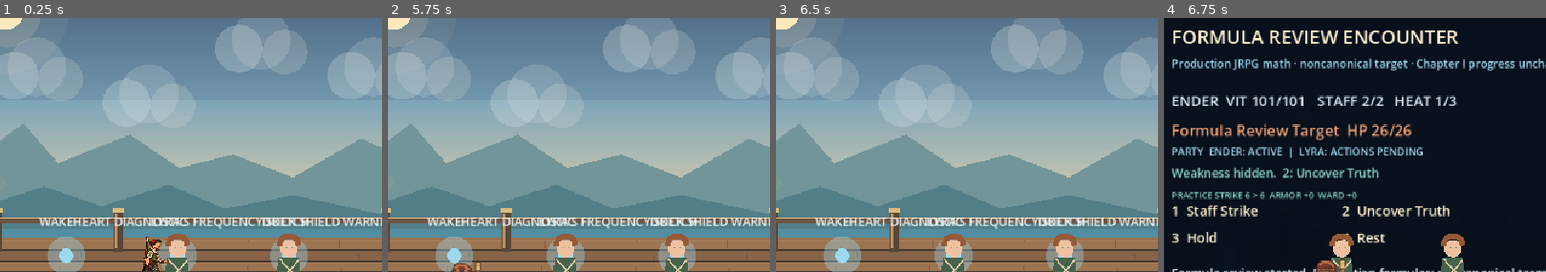
Above: before the commit, frames 1-4 (left to right).
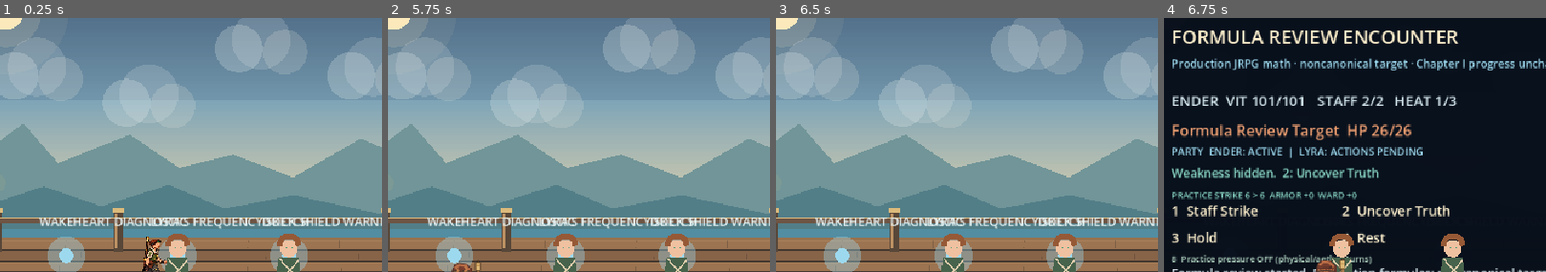
Above: after the commit, the same moments.

Repository: ndrorchestration/ToSailaStarrySky-jrpg
Game: Godot game, scene res://scenes/first_wake_chapter1_player_preview.tscn
The game is run twice, just before and just after one commit, with the same random seed, the same clock (stepped at 60 frames per second) and the same inputs.
Inputs:
- Up to frame 1 (0.25 s): no input
- Up to frame 2 (5.75 s): tap Enter at 0.5, 2 s; hold Right (ui_right) 0.53-1.28 s; tap 1 (aetherwake_ch1_choice_a) at 0.6 s; tap Space at 1.25 s; hold Down (ui_down) 1.28-2.03 s; tap 2 (aetherwake_ch1_choice_b) at 1.35 s; hold Right (ui_right) 2.03-2.78 s; tap 3 (aetherwake_ch1_choice_c) at 2.1 s; hold Up (ui_up) 2.78-3.53 s; tap 4 (aetherwake_ch1_combat_rest) at 2.85 s; hold Left (ui_left) 3.53-5.03 s; tap 7 (aetherwake_ch1_equip_accessory_preview) at 3.6 s; tap 6 (aetherwake_ch1_equip_armor_preview) at 4.35 s; hold Down (ui_down) from 5.03 s (still down); tap 8 (aetherwake_ch1_equip_training_pressure) at 5.1 s
- Up to frame 3 (6.5 s): release Down (ui_down) at 5.78 s; hold Right (ui_right) from 5.78 s (still down); tap 5 (aetherwake_ch1_equip_weapon_preview) at 5.85 s
- Up to frame 4 (6.75 s): release Right (ui_right) at 6.53 s; hold Up (ui_up) from 6.53 s (still down); tap C (aetherwake_ch1_formula_review) at 6.6 s
The pictures show only the part of the screen within x 17-67%, y 19-69%; the shares and areas given below are measured in that part.

Frames 1-3 are identical in both runs. In frame 4, 0.9% of the frame differs, in the area x 2-55%, y 93-97%.

Commit message:
feat(godot): show practice incoming mitigation and toggle pressure in native battle UI

Diff:
--- a/godot/scripts/first_wake_chapter1_review.gd
+++ b/godot/scripts/first_wake_chapter1_review.gd
@@ -341,6 +341,21 @@
     draw_string(ThemeDB.fallback_font, Vector2(176, 348), gear_line, HORIZONTAL_ALIGNMENT_LEFT, 480, 11, Color("#8cdbc8"))
     draw_string(ThemeDB.fallback_font, Vector2(679, 348), "5 Staff  6 Armor  7 Charm", HORIZONTAL_ALIGNMENT_LEFT, 137, 10, Color("#add5dc"))
 
+    var pressure_text := "8  Practice pressure OFF (physical/aether turns)"
+    if authored_hazard:
+        pressure_text = "Practice pressure unavailable in story combat"
+    elif formula_encounter.training_pressure_enabled:
+        pressure_text = "8  Practice pressure ON"
+        if not formula_encounter.last_training_hit.is_empty():
+            var hit: Dictionary = formula_encounter.last_training_hit
+            pressure_text += "  %s %d/%d, gear prevented %d" % [
+                str(hit.get("kind", "")).to_upper(),
+                int(hit.get("damage", 0)),
+                int(hit.get("rawDamage", 0)),
+                int(hit.get("mitigatedByGear", 0)),
+            ]
+    draw_string(ThemeDB.fallback_font, Vector2(176, 428), pressure_text, HORIZONTAL_ALIGNMENT_LEFT, 500, 11, Color("#b5d8c5"))
+
     draw_string(ThemeDB.fallback_font, Vector2(176, 370), "1  Staff Strike", HORIZONTAL_ALIGNMENT_LEFT, -1, 17, Color("#fff1ce"))
     draw_string(ThemeDB.fallback_font, Vector2(390, 370), "2  Uncover Truth", HORIZONTAL_ALIGNMENT_LEFT, -1, 17, Color("#fff1ce"))
     draw_string(ThemeDB.fallback_font, Vector2(176, 404), "3  Hold", HORIZONTAL_ALIGNMENT_LEFT, -1, 17, Color("#fff1ce"))
@@ -515,6 +530,17 @@
     queue_redraw()
     return true
 
+## Training-only, opt-in counterpressure; never modifies authored combat.
+func toggle_training_pressure_review() -> bool:
+    if not formula_encounter.active or not active_hazard_encounter_id.is_empty():
+        return false
+    if not formula_encounter.set_training_pressure(not formula_encounter.training_pressure_enabled):
+        return false
+    last_message = formula_encounter.last_log()
+    _refresh_ui()
+    queue_redraw()
+    return true
+
 func interact_nearest() -> bool:
     match chapter.stage_key():
         "signal":
@@ -660,6 +686,8 @@
             cycle_equipment_review("bodyArmor")
         elif event.is_action_pressed(InputPolicy.EQUIP_ACCESSORY_PREVIEW):
             cycle_equipment_review("accessory")
+        elif event.is_action_pressed(InputPolicy.EQUIP_TRAINING_PRESSURE):
+            toggle_training_pressure_review()
         elif event.is_action_pressed(InputPolicy.COMBAT_STRIKE):
             take_formula_review_action("staffStrike")
         elif event.is_action_pressed(InputPolicy.COMBAT_ANALYZE):
